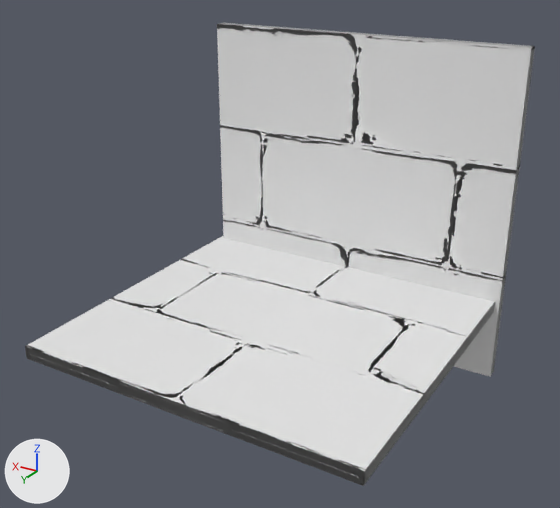
An edit to the Blender file Engine/Asset/untitled.blend, drawn before and after from the same camera.
Before and after are seen from a 50 mm lens placed at (-55.2, 92.4, 69.3), pointed at (-0.4, 1.0, 23.6). The lights are fixed; the arrows at lower left show +X, +Y and +Z.

Before the edit, the objects in view are built like this:
```python
me_cube = bpy.data.meshes.new('Cube')
me_cube.from_pydata(...)  # a box spanning x -1.0..1.0, y -1.0..1.0, z -1.0..1.0
me_cube.materials.append(mat_m_brick)
me_cube_002 = bpy.data.meshes.new('Cube.002')
me_cube_002.from_pydata(...)  # a box spanning x -1.0..1.0, y -1.0..1.0, z -1.0..1.0
me_cube_002.materials.append(mat_m_brick)
ob_cube = bpy.data.objects.new('Cube', me_cube)
ob_cube.location = (0.0, 0.0, 11.6)
ob_cube.scale = (27.1, 27.1, 1.02)
ob_cube_001 = bpy.data.objects.new('Cube.001', me_cube_002)
ob_cube_001.location = (-0.8, -23.2, 25.7)
ob_cube_001.rotation_euler = (1.571, 0.0, 0.0)  # degrees (90, 0, 0)
ob_cube_001.scale = (27.1, 27.1, 1.02)
```
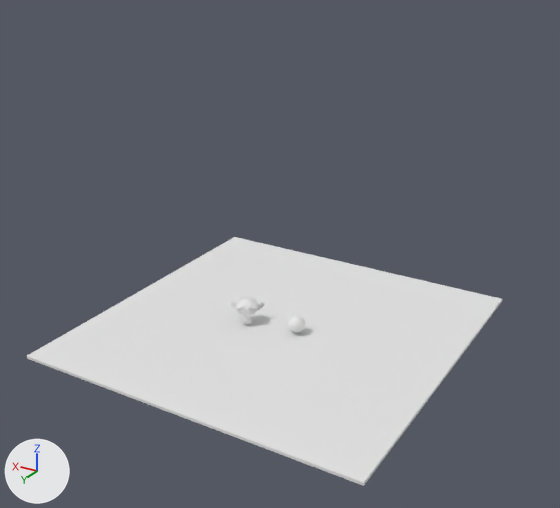
The newer file is also rescaled (x0.768), turned or shifted as a whole; pictures and numbers use the older file's frame.

Scene script edits in JSON lines:
```json
{"block": "me_cube", "where": "me_cube.from_pydata(...)  # 8 vertices, 6 faces; spans x -1.0..1.0, y -1.0..1.0, z -1.0..1.0"}
{"op": "remove", "block": "me_cube", "code": "me_cube.materials.append(mat_m_brick)"}
{"op": "add", "block": "me_suzanne", "code": ["me_suzanne = bpy.data.meshes.new('Suzanne')", "me_suzanne.from_pydata(...)  # 507 vertices, 500 faces; spans x -1.37..1.37, y -0.85..0.85, z -0.98..0.98", "me_suzanne.polygons.foreach_set('use_smooth', [True] * 500)"]}
{"op": "add", "block": "me_sphere", "code": ["me_sphere = bpy.data.meshes.new('Sphere')", "me_sphere.from_pydata(...)  # a UV sphere (32 segments, 16 rings, poles along z) spanning x -1.0..1.0, y -1.0..1.0, z -1.0..1.0", "me_sphere.polygons.foreach_set('use_smooth', [True] * 512)"]}
{"op": "set", "path": "ob_cube.location", "old": "(0.0, 0.0, 11.6)", "new": "(0.0, 0.0, 10.8)"}
{"op": "set", "path": "ob_cube.scale", "old": "(27.1, 27.1, 1.02)", "new": "(27.1, 27.1, 0.218)"}
{"op": "remove", "block": "ob_cube_001", "code": ["ob_cube_001 = bpy.data.objects.new('Cube.001', me_cube_002)", "ob_cube_001.location = (-0.8, -23.2, 25.7)", "ob_cube_001.rotation_euler = (1.571, 0.0, 0.0)  # degrees (90, 0, 0)", "ob_cube_001.scale = (27.1, 27.1, 1.02)"]}
{"op": "add", "block": "ob_suzanne", "code": ["ob_suzanne = bpy.data.objects.new('Suzanne', me_suzanne)", "ob_suzanne.location = (5.0, 2.0, 13.3)", "ob_suzanne.rotation_euler = (0.0, 0.0, -2.614)  # degrees (0, 0, -150)", "ob_suzanne.scale = (1.97, 1.97, 1.97)"]}
{"op": "add", "block": "ob_sphere", "code": ["ob_sphere = bpy.data.objects.new('Sphere', me_sphere)", "ob_sphere.location = (-3.3, 0.9, 12.6)", "ob_sphere.scale = (1.3, 1.3, 1.3)"]}
```

Pixel boxes (x1, y1, x2, y2) of what changed, in the pictures (560 x 508 px):
```json
{"object": "Cube.001", "change": "deleted", "before": [217, 23, 535, 377]}
{"object": "Cube", "change": "recoloured, moved, rescaled", "before": [25, 236, 495, 486], "after": [27, 237, 502, 486]}
{"object": "Suzanne", "change": "added", "after": [230, 297, 264, 324]}
{"object": "Sphere", "change": "added", "after": [288, 315, 305, 332]}
```
